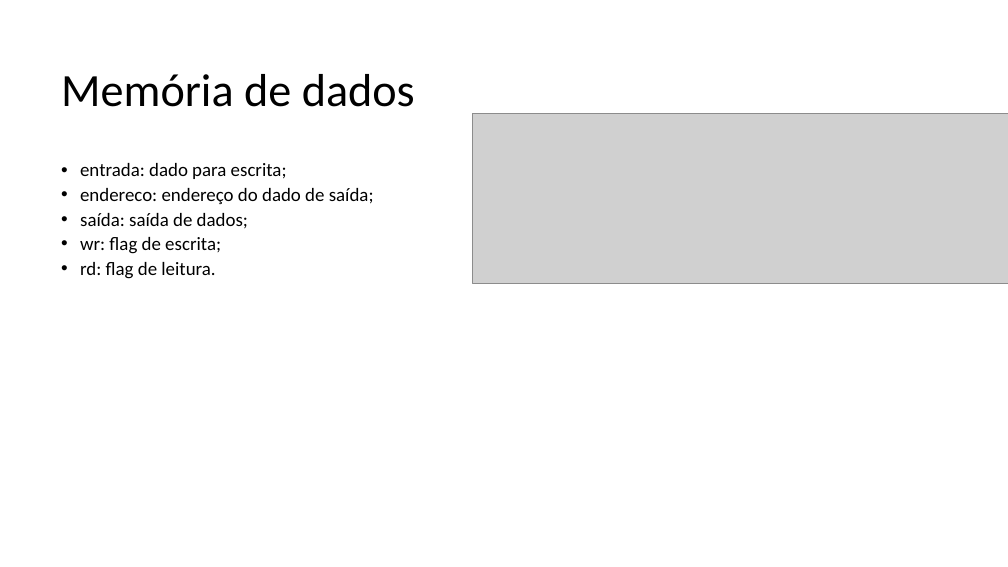
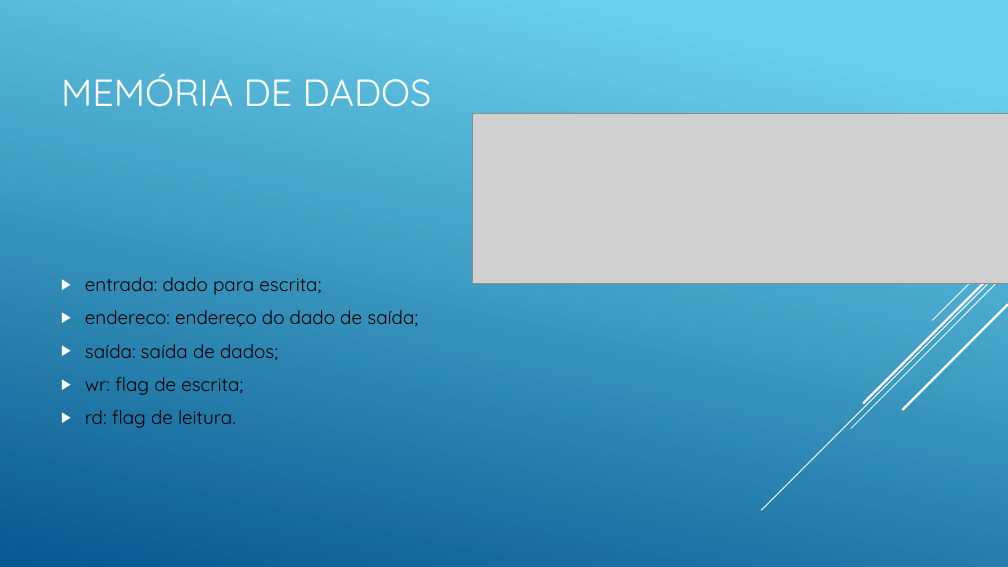
Before and after one commit to Tarlison/Projeto_Final_AOC_2018.2, a slide deck: slide 11 of Processador Uniciclo 16 bits.pptx. Drawn at 1008x567 pixels with LibreOffice and Linux fonts; fonts in the diff are those of the drawing; grey boxes stand for pictures. Boxes give left, top, right and bottom in pixels: in the first picture for what was removed or moved away, otherwise in the second. Text is boxed around its words. In the diff, an @@ line names an element or a change of style, - is before the commit and + after.

```diff
--- a/Processador Uniciclo 16 bits.pptx
+++ b/Processador Uniciclo 16 bits.pptx
@@ background #FFFFFF to gradient #6ED2EB to #06588E @@
@@ title at [61, 73, 432, 107]: text changed; size 44 to 36 pt; font Calibri to Quicksand; text colour #000000 to #FFFFFF @@
-Memória de dados
+MEMÓRIA DE DADOS
@@ text "entrada: dado para escrita;" at [85, 277, 418, 428]: font Calibri to Quicksand; bullet • to ▶; line spacing 0.9 to 1; more space between paragraphs; vertical alignment top to middle @@
@@ group added at [761, 245, 1008, 510]: 5 lines @@
```
Also in this commit, not shown: 14 other slides changed.
